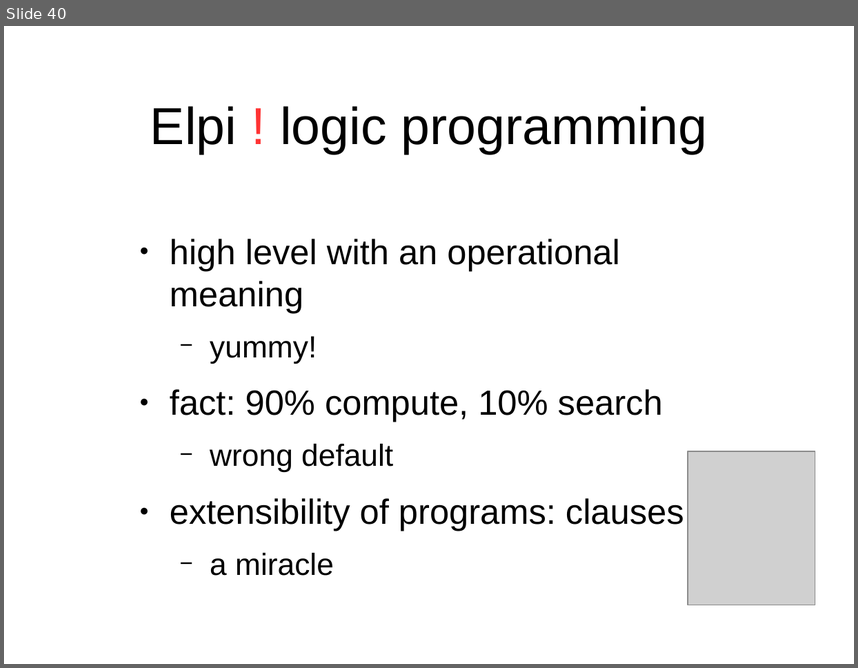
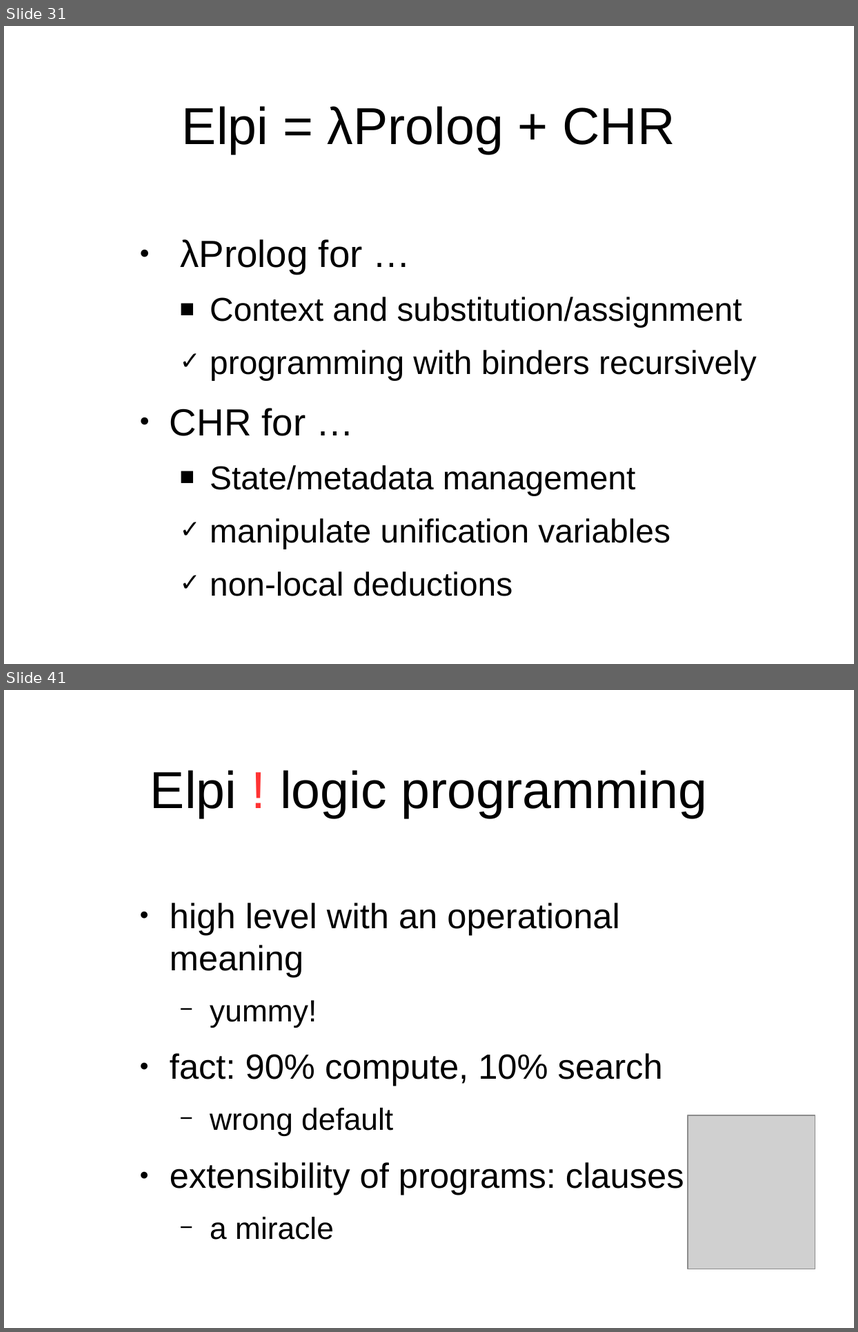
Before and after one commit to gares/demo-nantes-20-12-2023, a slide deck: slides.odp. Shown one above the other, each under a label of ours: slide 40 before the commit, slides 31 and 41 after it; the slides between them are not shown. The pictures are 858x668 and 858x1332 pixels, drawn with LibreOffice and Linux fonts; fonts in the diff are those of the drawing; grey boxes stand for pictures; background and template pictures are left out. Boxes give left, top, right and bottom in pixels: in the first picture for what was removed or moved away, otherwise in the second. Text is boxed around its words. In the diff, an @@ line names an element or a change of style, - is before the commit and + after.

```diff
--- a/slides.odp
+++ b/slides.odp
@@ slide 31 added at box(4, 26, 854, 664), background #FFFFFF @@
@@ title added at box(182, 106, 675, 154), 44 pt, text #000000 @@
+Elpi = λProlog + CHR
@@ text added at box(170, 239, 757, 596), 28 pt, text #000000 @@
+● λProlog for …
+  ■ Context and substitution/assignment
+  ✓ programming with binders recursively
+● CHR for …
+  ■ State/metadata management
+  ✓ manipulate unification variables
+  ✓ non-local deductions
@@ what was slide 40 is now slide 41 @@
```
Also in this commit, not shown: 6 slides changed, 11 other slides added, 15 slides removed, 1 other file.
